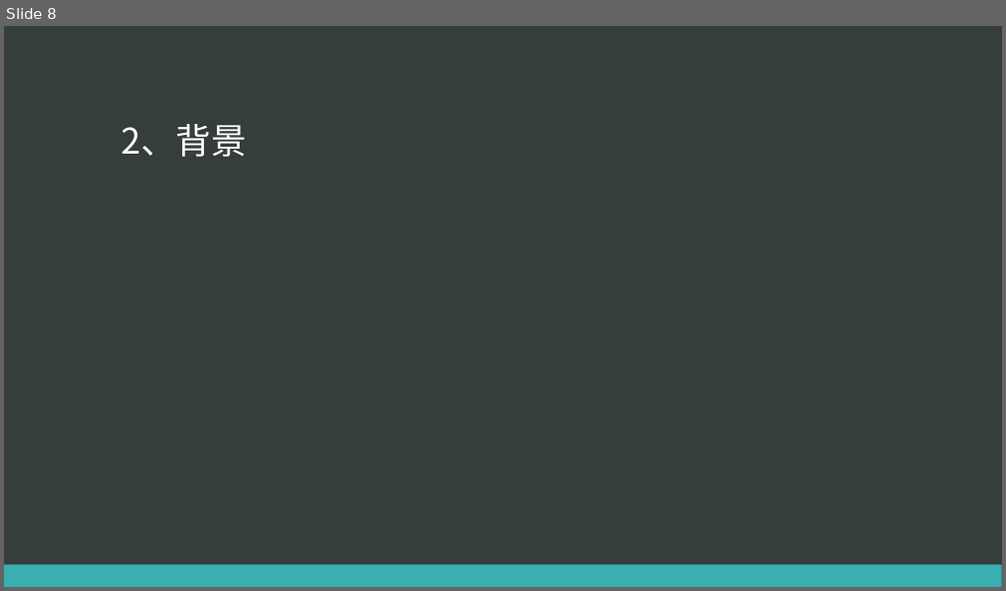
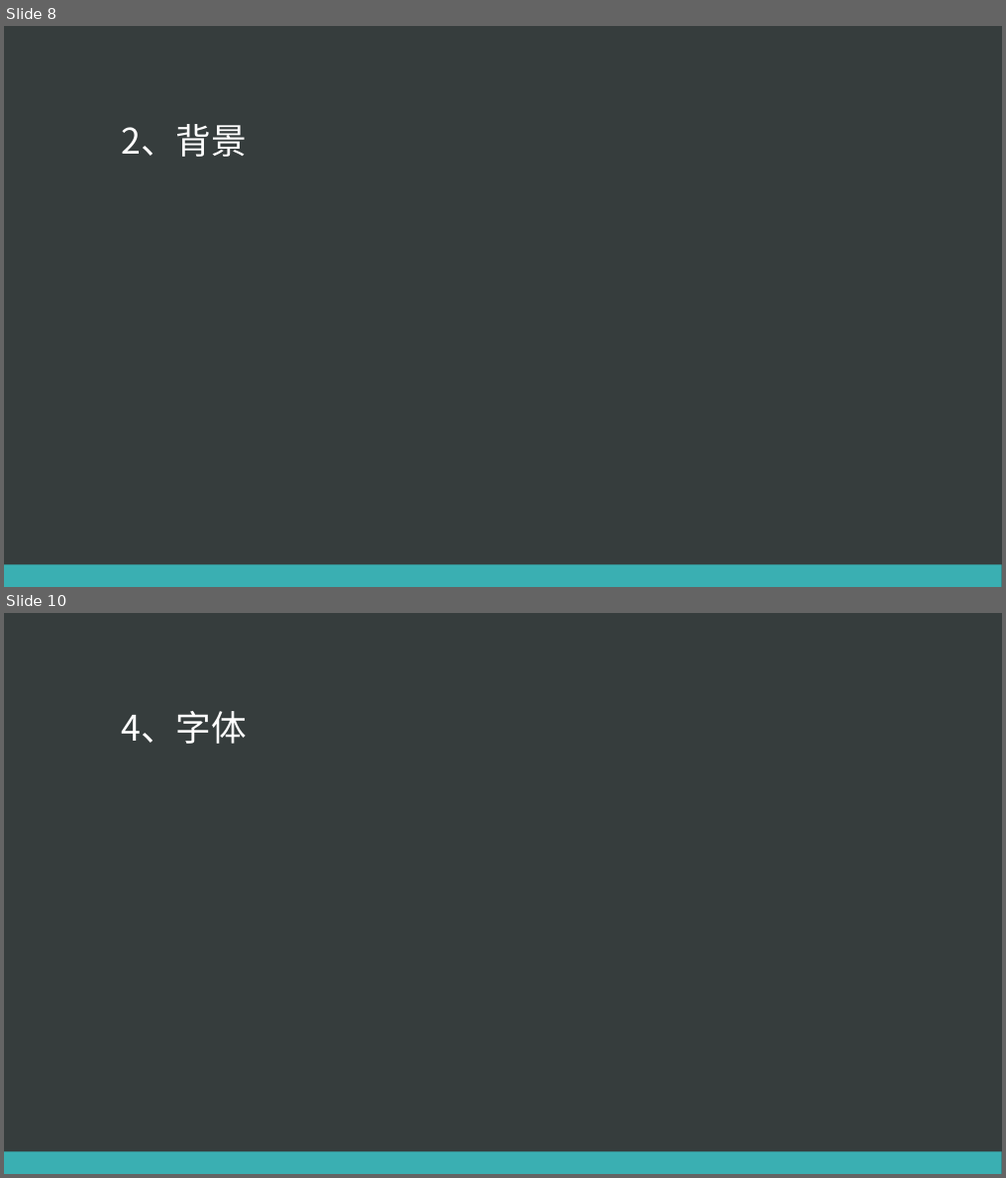
Before and after one commit to eventao/courseware, a slide deck: ppt/css3/css3.pptx. Shown one above the other, each under a label of ours: slide 8 before the commit, slides 8 and 10 after it; the slides between them are not shown. The pictures are 1006x591 and 1006x1178 pixels, drawn with LibreOffice and Linux fonts; fonts in the diff are those of the drawing. Boxes give left, top, right and bottom in pixels: in the first picture for what was removed or moved away, otherwise in the second. Text is boxed around its words. In the diff, an @@ line names an element or a change of style, - is before the commit and + after.

Commit message:
css3 updated

```diff
--- a/ppt/css3/css3.pptx
+++ b/ppt/css3/css3.pptx
@@ slide 10 added at [4, 613, 1002, 1174], background #363D3D; not listed: 1 template element that a slide beside it also shows @@
@@ title added at [121, 711, 247, 744], 34 pt, text #FFFFFF @@
+4、字体
```
Also in this commit, not shown: 1 other slide added.
